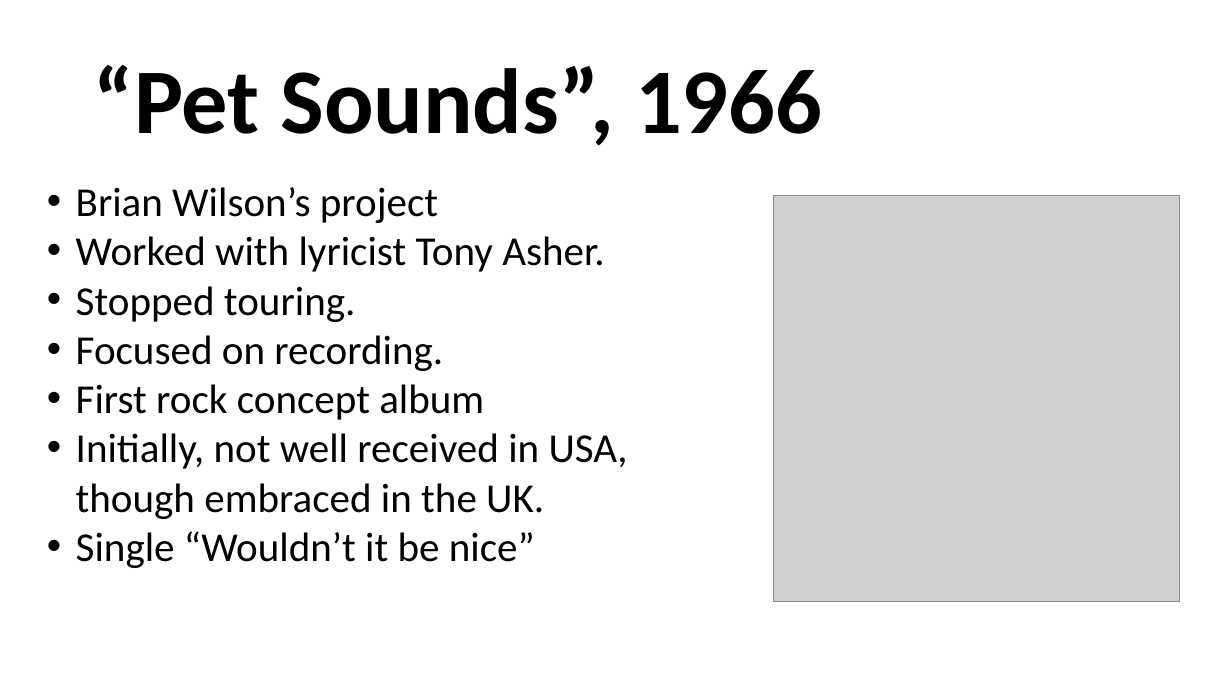
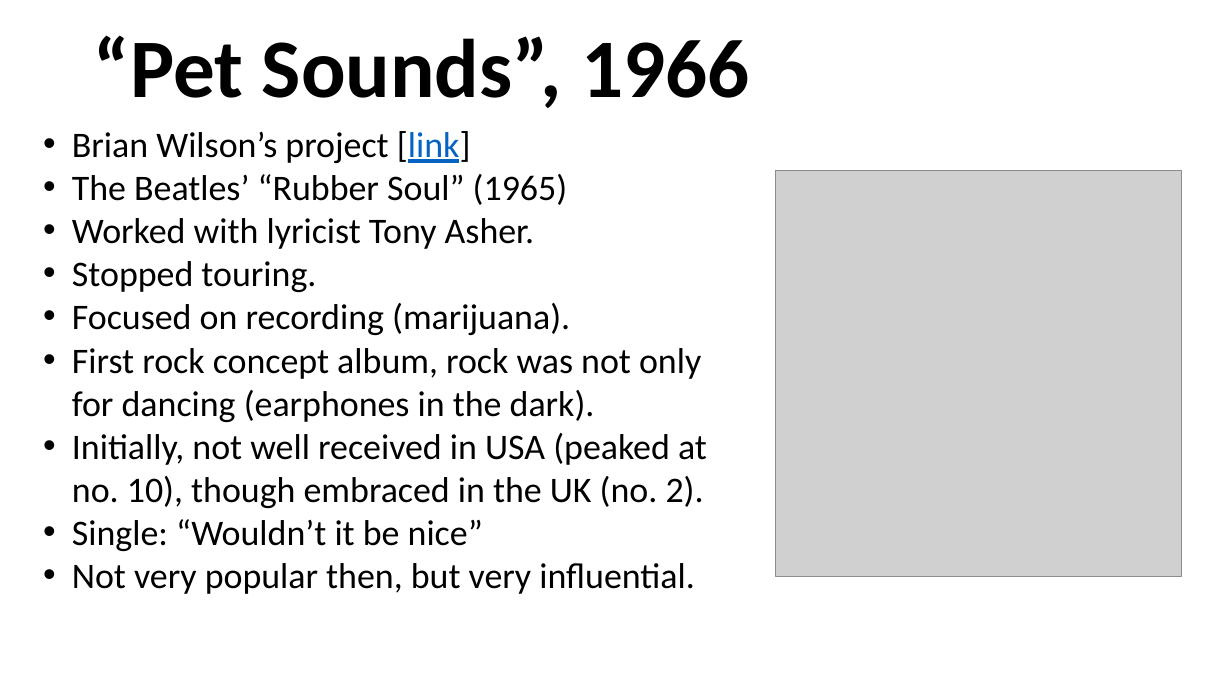
Before and after one commit to mrbaker1917/website, a slide deck: slide 11 of HSTR121/ppts/Beach Boys, Surf Music, and Hot.pptx (slide 8 before the commit). Drawn at 1232x693 pixels with LibreOffice and Linux fonts; fonts in the diff are those of the drawing; grey boxes stand for pictures; background and template pictures are left out. Boxes give left, top, right and bottom in pixels: in the first picture for what was removed or moved away, otherwise in the second. Text is boxed around its words. In the diff, an @@ line names an element or a change of style, - is before the commit and + after.

```diff
--- a/HSTR121/ppts/Beach Boys, Surf Music, and Hot.pptx
+++ b/HSTR121/ppts/Beach Boys, Surf Music, and Hot.pptx
@@ title "“Pet Sounds”, 1966": place and size @@
-title "“Pet Sounds”, 1966" at <box>94,65,822,146</box>
+title "“Pet Sounds”, 1966" at <box>94,35,749,108</box>
@@ title "“Pet Sounds”, 1966" at <box>94,35,749,108</box>: size 72 to 64.8 pt @@
@@ text "Brian Wilson’s project [link]": place and size @@
-text "Brian Wilson’s project [link]" at <box>76,187,628,568</box>
+text "Brian Wilson’s project [link]" at <box>72,131,707,594</box>
@@ text at <box>72,131,567,205</box>: text changed; size 32 to 28 pt @@
-• Brian Wilson’s project
+• Brian Wilson’s project [link]
+• The Beatles’ “Rubber Soul” (1965)
@@ picture: place and size @@
-picture at <box>775,195,1180,601</box>
+picture at <box>776,171,1182,577</box>
@@ text at <box>72,218,534,292</box>: size 32 to 28 pt in "Worked with lyricist Tony Asher.", "Stopped touring." @@
@@ text at <box>72,303,707,594</box>: text changed; size 32 to 28 pt @@
-• Focused on recording.
-• First rock concept album
-• Initially, not well received in USA, though embraced in the UK.
-• Single “Wouldn’t it be nice”
+• Focused on recording (marijuana).
+• First rock concept album, rock was not only for dancing (earphones in the dark).
+• Initially, not well received in USA (peaked at no. 10), though embraced in the UK (no. 2).
+• Single: “Wouldn’t it be nice”
+• Not very popular then, but very influential.
```
Also in this commit, not shown: 4 other slides changed, 4 slides added, 1 slide removed.
